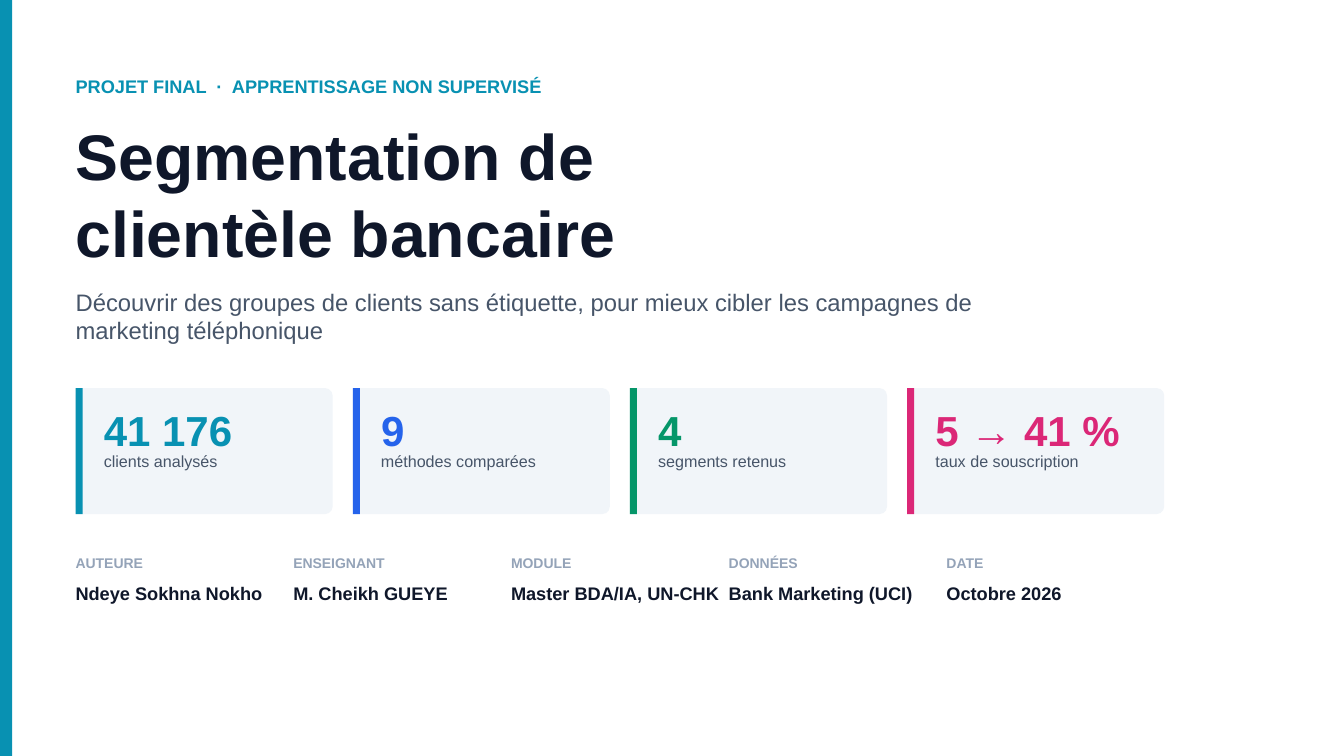
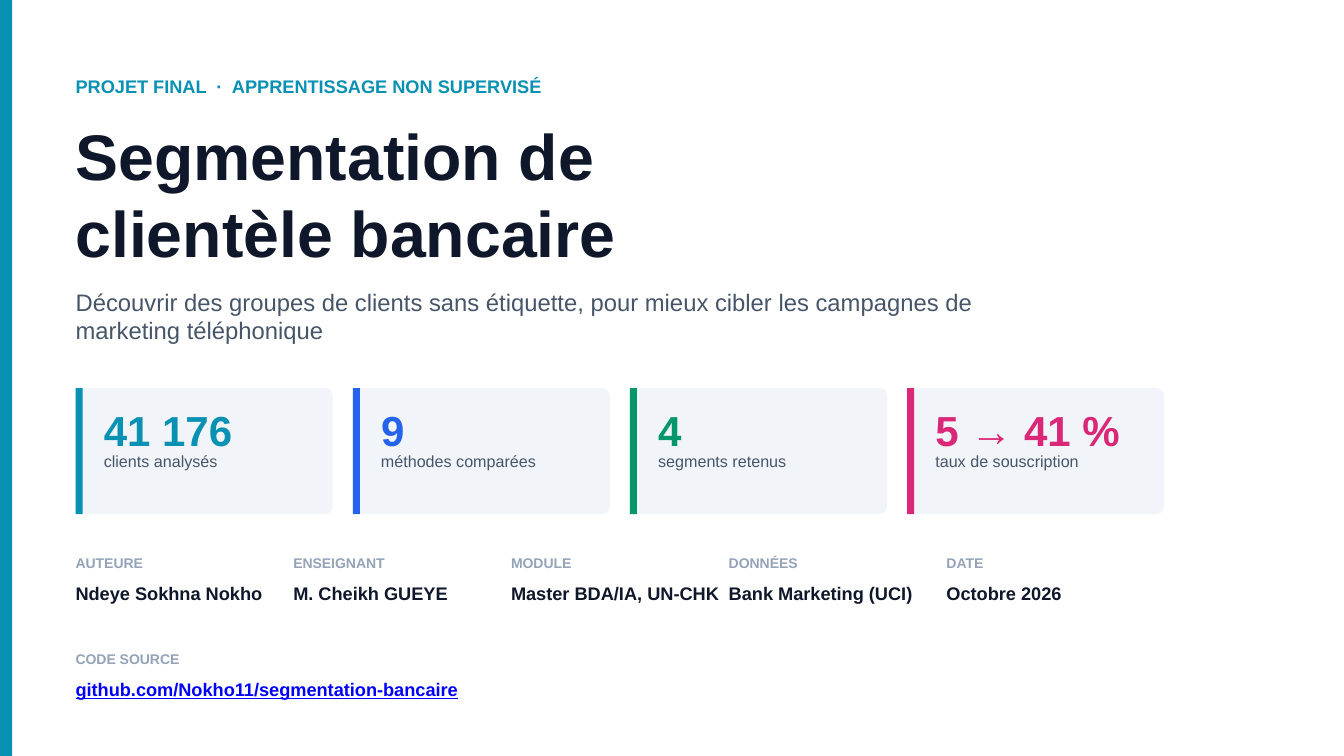
Before and after one commit to Nokho11/segmentation-bancaire, a slide deck: slide 1 of soutenance/soutenance_segmentation_bancaire.pptx. Drawn at 1344x756 pixels with LibreOffice and Linux fonts; fonts in the diff are those of the drawing. Boxes give left, top, right and bottom in pixels: in the first picture for what was removed or moved away, otherwise in the second. Text is boxed around its words. In the diff, an @@ line names an element or a change of style, - is before the commit and + after.

```diff
--- a/soutenance/soutenance_segmentation_bancaire.pptx
+++ b/soutenance/soutenance_segmentation_bancaire.pptx
@@ text added at bbox=[76, 654, 180, 664], 10 pt, text #94A3B8, bold @@
+CODE SOURCE
@@ text added at bbox=[76, 682, 458, 700], 13 pt, text #0000FF, bold, underline @@
+github.com/Nokho11/segmentation-bancaire
```
Also in this commit, not shown: 1 other slide changed, 2 other files.
